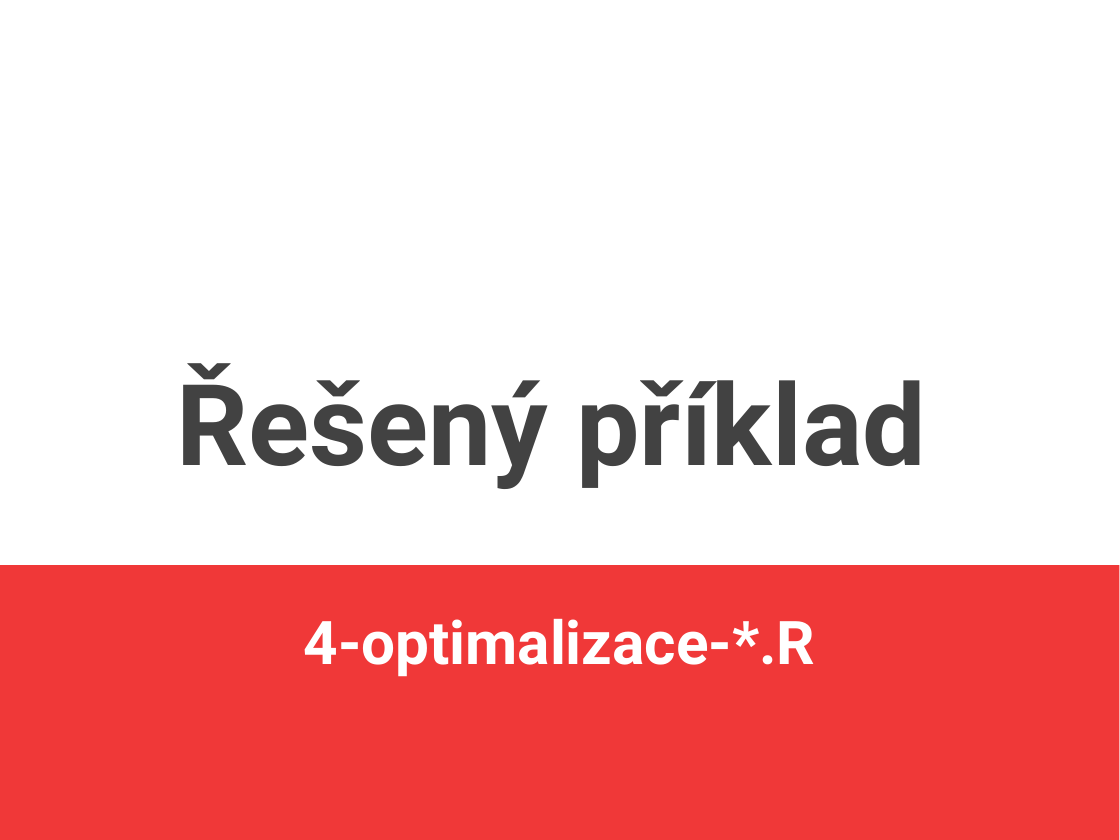
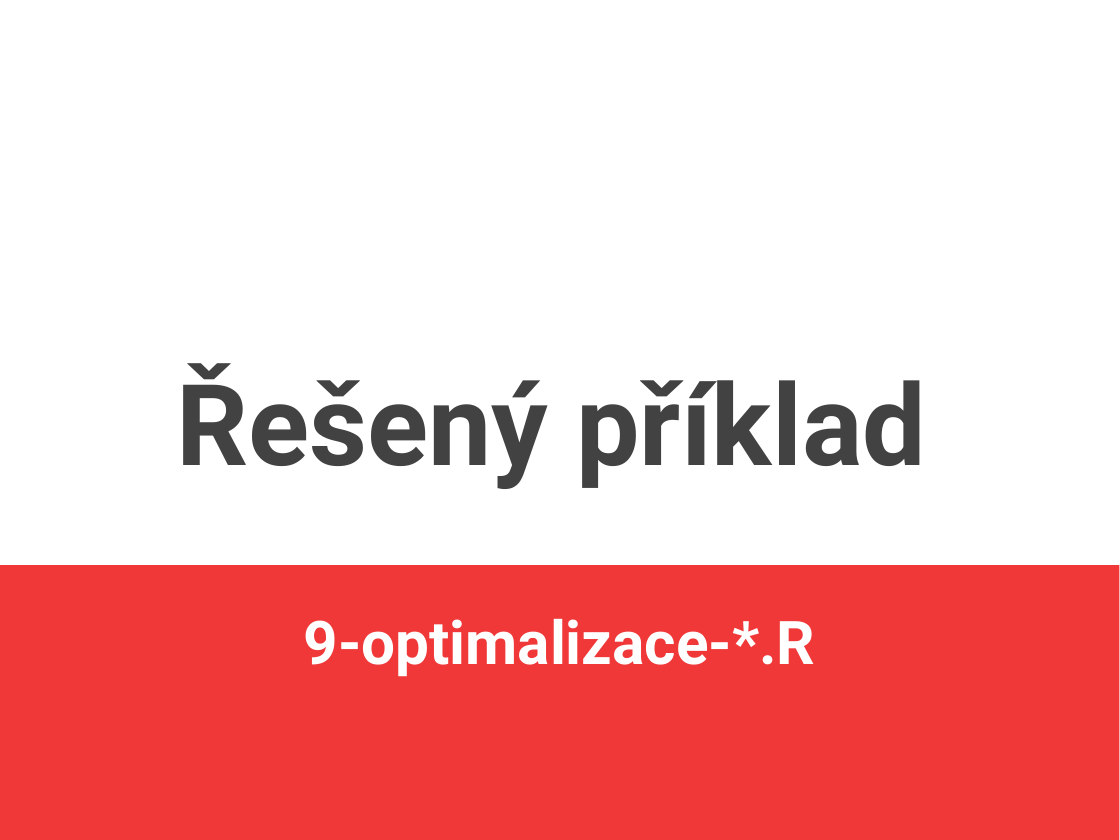
Before and after one commit to jlacko/4EK418, a slide deck: slide 6 of prez/9 - optimalizace.odp. Drawn at 1120x840 pixels with LibreOffice and Linux fonts; fonts in the diff are those of the drawing. Boxes give left, top, right and bottom in pixels: in the first picture for what was removed or moved away, otherwise in the second. Text is boxed around its words. In the diff, an @@ line names an element or a change of style, - is before the commit and + after.

```diff
--- a/prez/9 - optimalizace.odp
+++ b/prez/9 - optimalizace.odp
@@ subtitle at <box>304,619,816,677</box>: text changed @@
-4-optimalizace-*.R
+9-optimalizace-*.R
```
Also in this commit, not shown: 2 other files.
